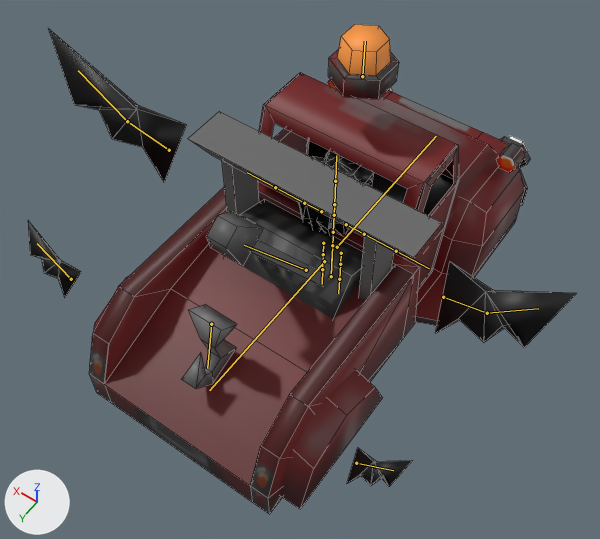
Renders of the FBX model gmtk-gam-26/Assets/Art/Models/batruck.fbx from each side of a commit.
The view is the same before and after, from a 50 mm lens placed at (-0.789, 1.261, 1.931), pointed at (-0.037, 0.209, 0.278). Lighting does not change. The marker at lower left points along +X, +Y and +Z. The picture after the commit comes second. The bones that change, and the others that lie on the model, are drawn over the model as lines. Mesh edges are drawn as thin lines.

In view in the first picture: 'batruck', 'count', 'hook'.
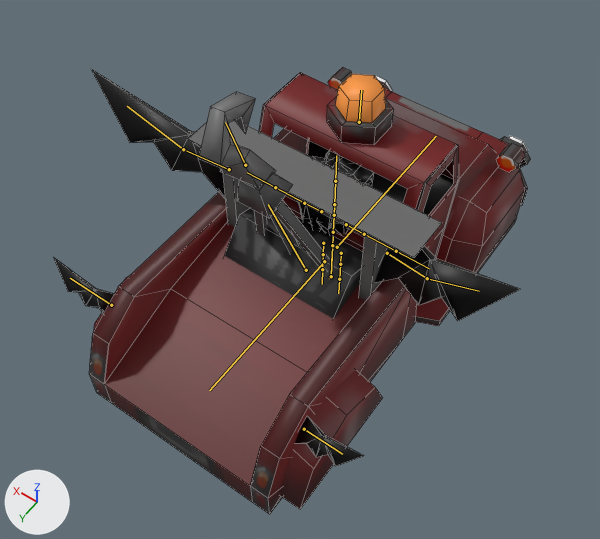
The newer file adds an action. The first version stands in its rest pose; the second is drawn at frame 1 of the action 'batruck_rig|HookDone'.

Where the change shows, as pixel boxes (x1, y1, x2, y2) in the pictures (600 x 539 px):
'batruck', posed (13% narrower, 9% shorter)
    before: (28, 24, 577, 514)
    after: (53, 67, 531, 514)
'hook', posed (39% wider, 15% taller)
    before: (181, 305, 237, 389)
    after: (198, 91, 276, 188)
bone 'siren', root to tip
    before: (362, 76) to (365, 41)
    after: (359, 122) to (361, 90)
bone 'tow_reel', root to tip
    before: (306, 270) to (244, 245)
    after: (306, 270) to (268, 204)
bone 'hook', root to tip
    before: (211, 324) to (207, 368)
    after: (245, 165) to (225, 122)
bone 'batwing_front1.L', root to tip
    before: (169, 150) to (127, 121)
    after: (229, 169) to (183, 149)
bone 'batwing_back1.L', root to tip
    before: (71, 279) to (37, 243)
    after: (111, 305) to (70, 278)
bone 'batwing_front1.R', root to tip
    before: (443, 297) to (487, 313)
    after: (387, 253) to (427, 278)
bone 'batwing_back1.R', root to tip
    before: (356, 463) to (393, 470)
    after: (304, 429) to (342, 454)

What changed in the scene script:
```text
Change bone_siren:
    where bone_siren = bpy.data.objects['batruck_rig'].pose.bones['siren']  # child of 'truck_front'
    bone_siren.location: (0.0, 0.0, 0.0) -> (0.0, -0.142, 0.0)
Change bone_tow_reel:
    where bone_tow_reel = bpy.data.objects['batruck_rig'].pose.bones['tow_reel']  # child of 'truck_back'
    bone_tow_reel.rotation_quaternion: (1.0, 0.0, 0.0, 0.0) -> (0.992, 0.124, 0.0, 0.0)  # degrees (0, 0, 0) -> degrees (14, 0, 0)
Change bone_hook:
    where bone_hook = bpy.data.objects['batruck_rig'].pose.bones['hook']  # child of 'tow_reel'
    bone_hook.location: (0.0, 0.0, 0.0) -> (0.007, -0.301, 0.036)
    bone_hook.rotation_quaternion: (1.0, 0.0, 0.0, 0.0) -> (0.378, 0.925, 0.026, 0.031)  # degrees (0, 0, 0) -> degrees (135, -2, 4)
Change bone_batwing_front1_l:
    where bone_batwing_front1_l = bpy.data.objects['batruck_rig'].pose.bones['batwing_front1.L']  # child of 'truck_back'
    bone_batwing_front1_l.location: (0.0, 0.0, 0.0) -> (-0.08, -0.155, -0.001)
    bone_batwing_front1_l.rotation_quaternion: (1.0, 0.0, 0.0, 0.0) -> (0.99, -0.012, 0.024, -0.136)  # degrees (0, 0, 0) -> degrees (-2, 3, -16)
Change bone_batwing_back1_l:
    where bone_batwing_back1_l = bpy.data.objects['batruck_rig'].pose.bones['batwing_back1.L']  # child of 'truck_back'
    bone_batwing_back1_l.location: (0.0, 0.0, 0.0) -> (-0.095, -0.101, -0.014)
    bone_batwing_back1_l.rotation_quaternion: (1.0, 0.0, 0.0, 0.0) -> (0.977, -0.049, -0.058, -0.197)  # degrees (0, 0, 0) -> degrees (-4, -8, -23)
Change bone_batwing_front1_r:
    where bone_batwing_front1_r = bpy.data.objects['batruck_rig'].pose.bones['batwing_front1.R']  # child of 'truck_back'
    bone_batwing_front1_r.location: (0.0, 0.0, 0.0) -> (0.08, -0.155, -0.001)
    bone_batwing_front1_r.rotation_quaternion: (1.0, 0.0, 0.0, 0.0) -> (0.99, -0.012, -0.024, 0.136)  # degrees (0, 0, 0) -> degrees (-2, -3, 16)
Change bone_batwing_back1_r:
    where bone_batwing_back1_r = bpy.data.objects['batruck_rig'].pose.bones['batwing_back1.R']  # child of 'truck_back'
    bone_batwing_back1_r.location: (0.0, 0.0, 0.0) -> (0.095, -0.101, -0.014)
    bone_batwing_back1_r.rotation_quaternion: (1.0, 0.0, 0.0, 0.0) -> (0.977, -0.049, 0.058, 0.197)  # degrees (0, 0, 0) -> degrees (-4, 8, 23)
```
